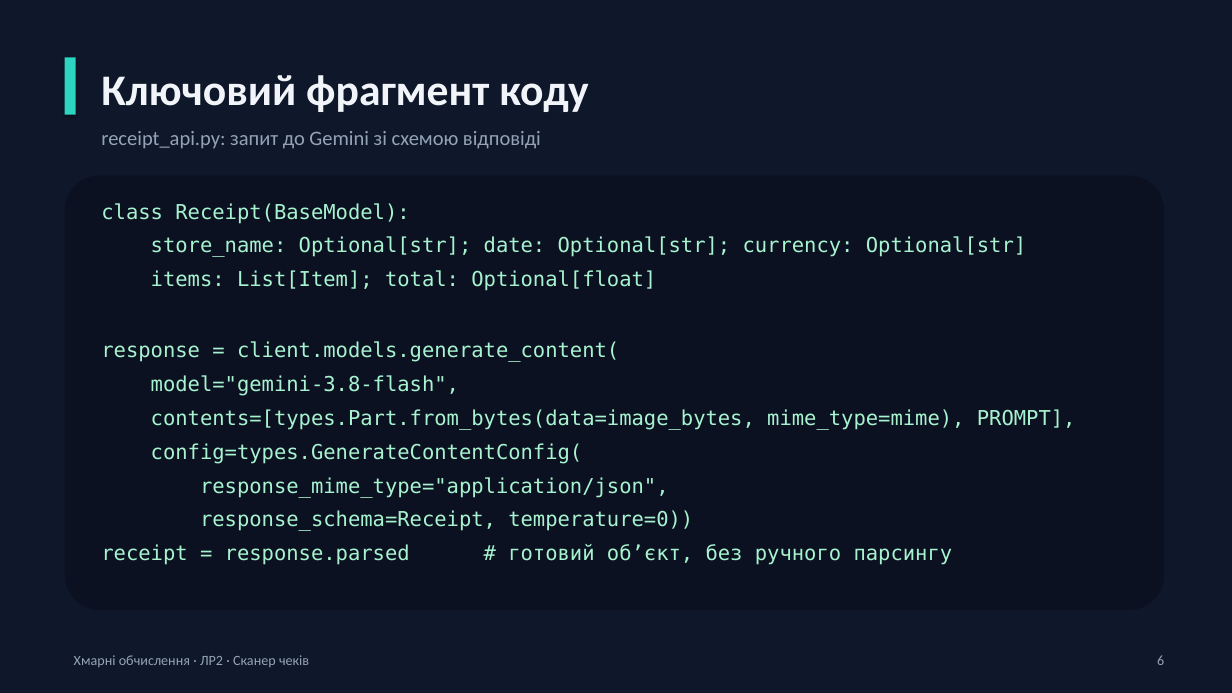
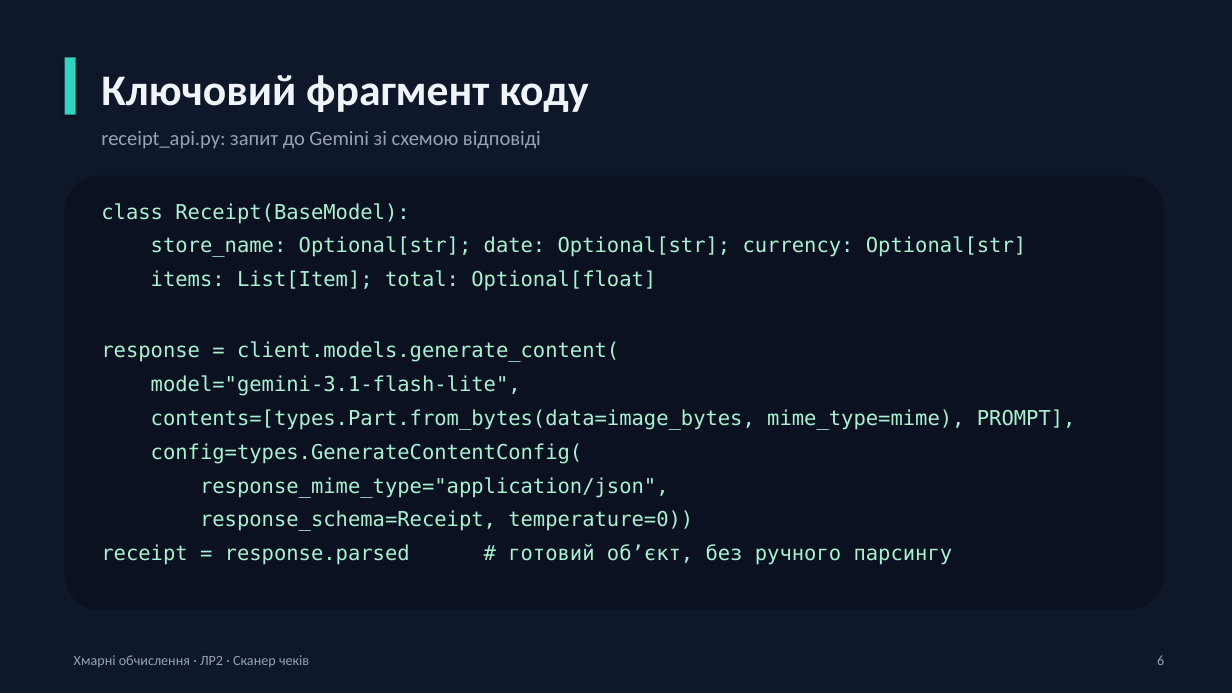
Before and after one commit to dissimilatee/Lab2XO, a slide deck: slide 6 of Презентація_ЛР2_Бондаренко.pptx. Drawn at 1232x693 pixels with LibreOffice and Linux fonts; fonts in the diff are those of the drawing. Boxes give left, top, right and bottom in pixels: in the first picture for what was removed or moved away, otherwise in the second. Text is boxed around its words. In the diff, an @@ line names an element or a change of style, - is before the commit and + after.

```diff
--- a/Презентація_ЛР2_Бондаренко.pptx
+++ b/Презентація_ЛР2_Бондаренко.pptx
@@ text at bbox=[151, 375, 521, 396]: text changed @@
-model="gemini-3.8-flash",
+model="gemini-3.1-flash-lite",
```
Also in this commit, not shown: 1 other slide changed, 6 other files.
